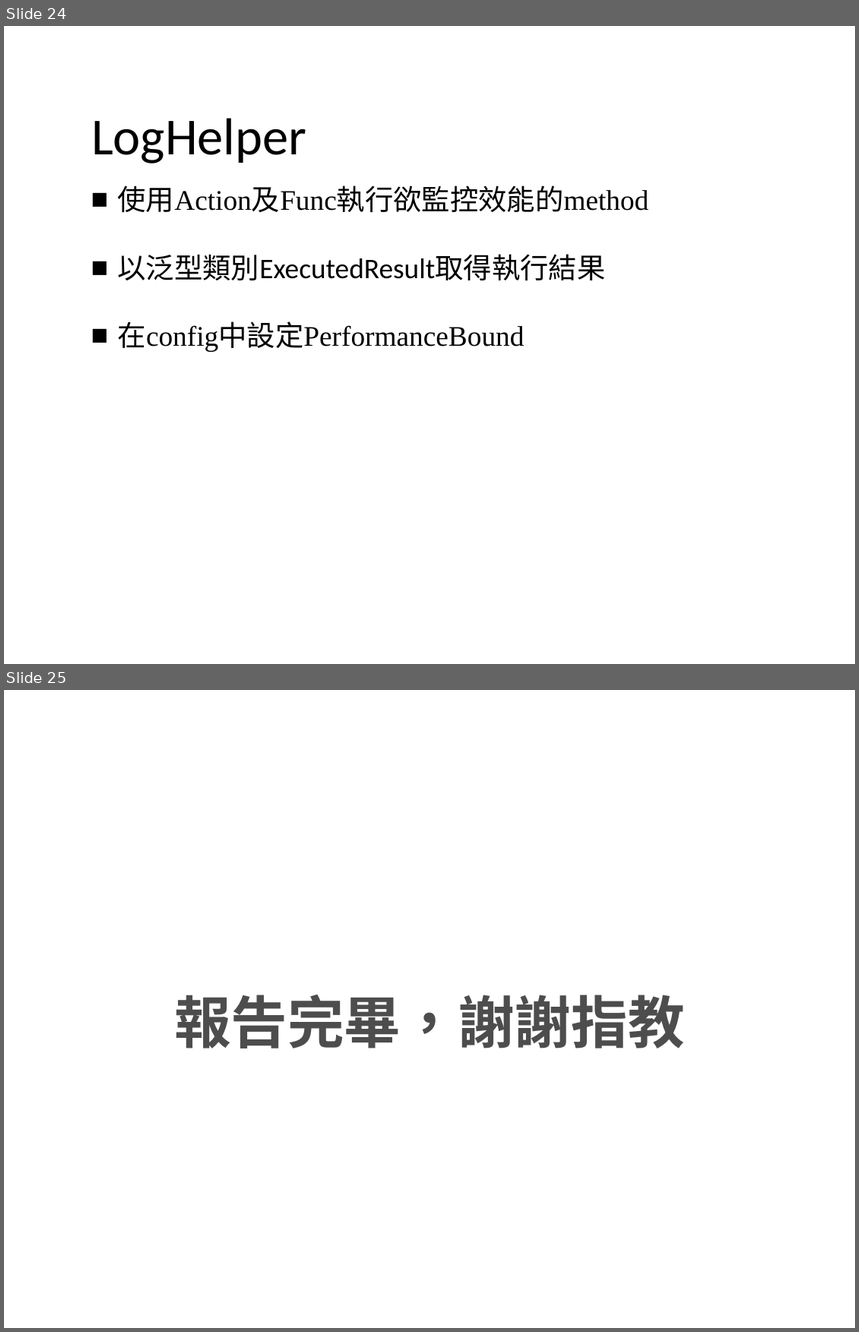
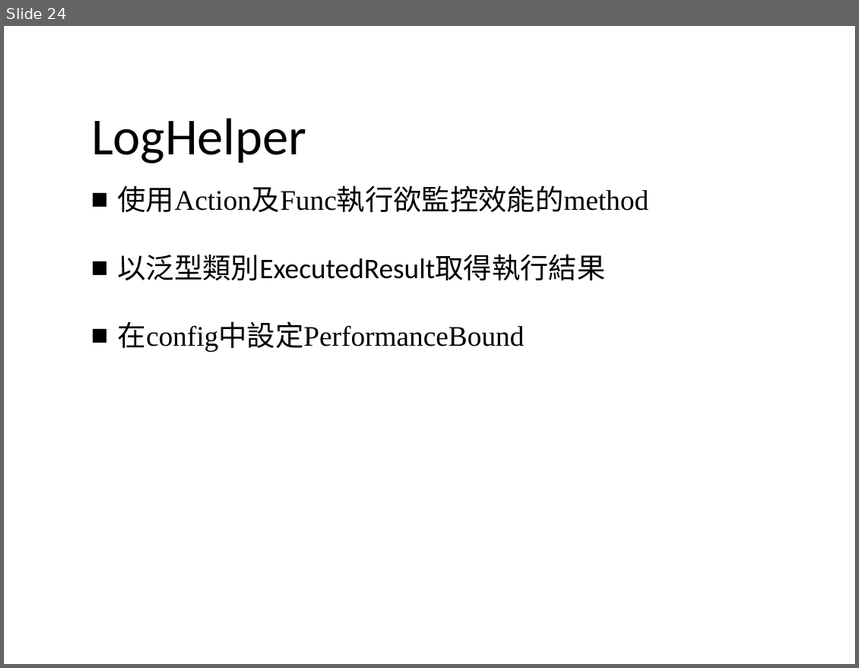
Before and after one commit to bagamoon/EFExample, a slide deck: 簡報及DB/Entity Framework開發.pptx. Shown one above the other, each under a label of ours: slides 24 and 25 before the commit, slide 24 after it. The pictures are 859x1332 and 859x668 pixels, drawn with LibreOffice and Linux fonts; fonts in the diff are those of the drawing; background and template pictures are left out. Boxes give left, top, right and bottom in pixels: in the first picture for what was removed or moved away, otherwise in the second. Text is boxed around its words. In the diff, an @@ line names an element or a change of style, - is before the commit and + after.

Commit message:
更新ppt

```diff
--- a/簡報及DB/Entity Framework開發.pptx
+++ b/簡報及DB/Entity Framework開發.pptx
@@ slide 25 removed at (4,690,855,1328), background picture (left out) @@
@@ text removed at (174,995,685,1049) @@
-報告完畢，謝謝指教
```
